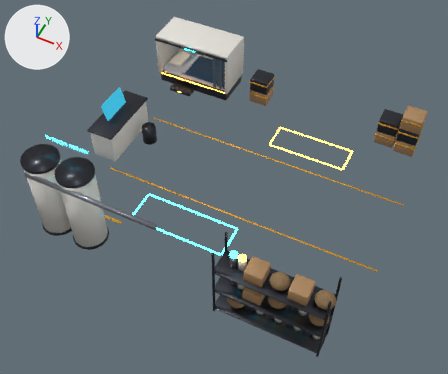
Before and after pictures for a commit that changed the FBX model My project/Assets/Resources/Garden/ResourcesDecor.fbx.
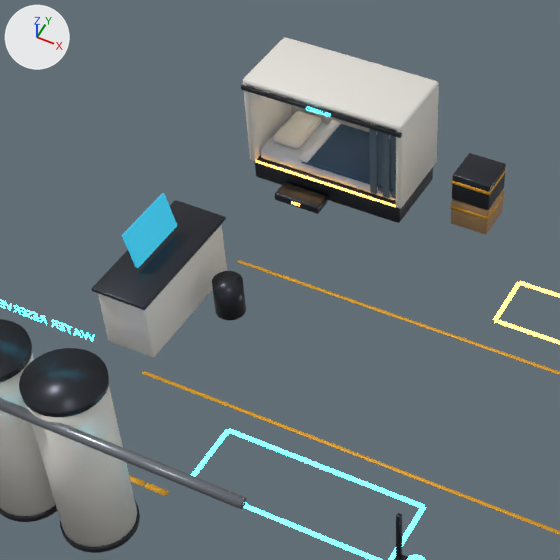
There are two pictures of each version: one whole from a camera (50 mm lens) standing at (4.59, -10.32, 12.43) and looking at (-0.13, -0.89, 0.64), one close up on the part from 10% to 67% of the width and 0% to 68% of the height. Lighting does not change. The marker at upper left points along +X, +Y and +Z. The older version's two pictures come first. Where no turn or scale is listed for an object, it has been applied to the vertices. Vertices at exactly the same position are counted once.

The first close-up shows 'ResourcesDecor mesh'.
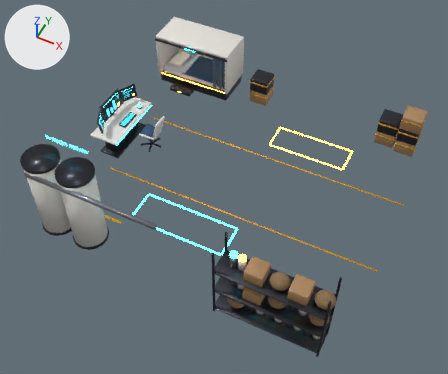
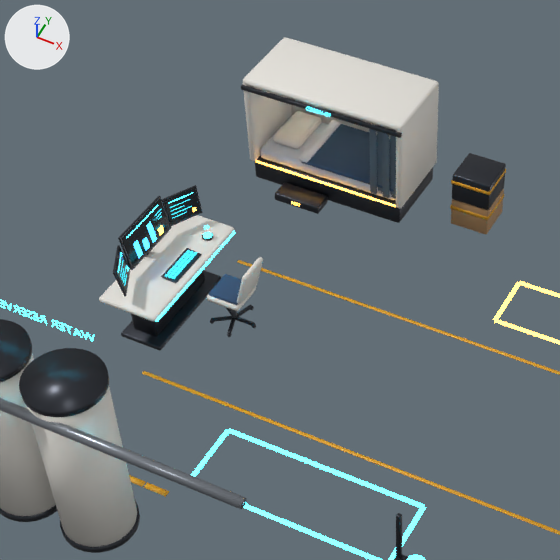
What differs and where, as boxes (x1, y1, x2, y2) in the close-ups (560 x 560 px):
part 1 of me_resourcesdecor_mesh, added (black)
    after: (122, 199, 171, 268)
part 2 of me_resourcesdecor_mesh, added
    after: (126, 205, 158, 238)
part 3 of me_resourcesdecor_mesh, added
    after: (113, 245, 130, 296)
part 4 of me_resourcesdecor_mesh, added
    after: (116, 248, 130, 293)
part 5 of me_resourcesdecor_mesh, added
    after: (161, 185, 203, 226)
part 6 of me_resourcesdecor_mesh, added (black)
    after: (164, 188, 201, 225)
part 7 of me_resourcesdecor_mesh, added
    after: (161, 248, 202, 283)
part 8 of me_resourcesdecor_mesh, cut back
    before: (91, 200, 246, 320)
    after: (118, 196, 263, 351)
part 9 of me_resourcesdecor_mesh, recoloured
    before: (98, 224, 227, 358)
    after: (131, 269, 205, 336)
part 10 of me_resourcesdecor_mesh, recoloured
    after: (157, 232, 236, 322)
part 11 of me_resourcesdecor_mesh, recoloured
    before: (225, 286, 244, 321)
part 12 of me_resourcesdecor_mesh, recoloured
    before: (122, 193, 177, 268)
    after: (99, 215, 235, 322)

The change, as a list of edits to the scene's bpy script:
```text
Add mat_glow__0b2e36:
    mat_glow__0b2e36 = principled_material('Glow #0B2E36')
    mat_glow__0b2e36.base_color = (0.00335, 0.0273, 0.0369)  # dark cyan #0b2e36
    mat_glow__0b2e36.roughness = 0.6
    mat_glow__0b2e36.emission_color = (0.00335, 0.0273, 0.0369)  # dark cyan #0b2e36
    mat_glow__0b2e36.emission_strength = 6.0
Change me_resourcesdecor_mesh:
    remove me_resourcesdecor_mesh.from_pydata(...)  # 6138 vertices, 6522 faces; spans x -4.25..4.1, y -3.88..3.92, z 0.0..2.68
    add me_resourcesdecor_mesh.from_pydata(...)  # 7804 vertices, 8018 faces; spans x -4.25..4.1, y -3.88..3.92, z 0.0..2.68
    me_resourcesdecor_mesh part 1: the loose piece of 56 vertices spanning x -4.03..-3.87, y -0.45..0.45, z 1.01..1.49 is copied, and the copy is multiplied about its middle by the matrix ((0.228, 0.0, -0.135), (0.0, 0.951, 0.0), (-0.193, 0.0, 0.87)), then moved by (-0.06, 0.0, -0.07), in mat_mat__0e1a20 (black #0e1a20); it spans x -4.06..-3.96, y -0.42..0.43, z 0.96..1.4
    me_resourcesdecor_mesh part 2: the loose piece of 8 vertices spanning x -3.58..-3.52, y -2.94..-2.92, z 0.35..1.85 is copied, and the copy is scaled about its middle by (0.0978, 35, 0.00783), then moved by (-0.49, 2.93, 0.26), in mat_glow__3fe0ff (cyan #3fe0ff, glowing cyan #3fe0ff); it spans x -4.05..-4.04, y -0.35..0.35, z 1.35..1.37
    me_resourcesdecor_mesh part 3: the loose piece of 56 vertices spanning x -4.03..-3.87, y -0.45..0.45, z 1.01..1.49 is copied, and the copy is multiplied about its middle by the matrix ((0.6, -0.258, 0.01), (0.319, 0.485, 0.005), (-0.066, 0.0, 0.788)), then moved by (0.02, -0.68, -0.11), in mat_metal__3a3d44 (dark grey #3a3d44); it spans x -4.09..-3.77, y -0.92..-0.44, z 0.94..1.34
    me_resourcesdecor_mesh part 4: the loose piece of 56 vertices spanning x -4.03..-3.87, y -0.45..0.45, z 1.01..1.49 is copied, and the copy is multiplied about its middle by the matrix ((0.191, -0.235, -0.083), (0.102, 0.442, -0.044), (-0.141, 0.0, 0.677)), then moved by (0.03, -0.67, -0.11), in mat_mat__0e1a20 (black #0e1a20); it spans x -4.05..-3.78, y -0.89..-0.46, z 0.97..1.31
    me_resourcesdecor_mesh part 5: the loose piece of 56 vertices spanning x -4.03..-3.87, y -0.45..0.45, z 1.01..1.49 is copied, and the copy is multiplied about its middle by the matrix ((0.6, 0.258, 0.01), (-0.319, 0.485, -0.005), (-0.066, 0.0, 0.788)), then moved by (0.02, 0.68, -0.11), in mat_metal__3a3d44 (dark grey #3a3d44); it spans x -4.09..-3.77, y 0.44..0.92, z 0.94..1.34
    me_resourcesdecor_mesh part 6: the loose piece of 56 vertices spanning x -4.03..-3.87, y -0.45..0.45, z 1.01..1.49 is copied, and the copy is multiplied about its middle by the matrix ((0.191, 0.235, -0.083), (-0.102, 0.442, 0.044), (-0.141, 0.0, 0.677)), then moved by (0.03, 0.67, -0.11), in mat_mat__0e1a20 (black #0e1a20); it spans x -4.05..-3.78, y 0.46..0.89, z 0.97..1.31
    me_resourcesdecor_mesh part 7: the loose piece of 56 vertices spanning x -4.24..-3.46, y -0.95..0.95, z 0.89..0.95 is copied, and the copy is scaled about its middle by (0.277, 0.315, 0.398), then moved by (0.3, 0.0, -0.09); it spans x -3.66..-3.44, y -0.3..0.3, z 0.81..0.85
    me_resourcesdecor_mesh part 8: 186 vertices moved from x -4.24..-2.9, y -0.95..0.95, z 0.0..1.49 to x -4.16..-3.33, y -0.95..0.95, z 0.0..1.42; 14 vertices removed from x -3.3..-3.1, y 0.1..0.48, z 0.0..0.5; 1104 vertices added at x -4.09..-2.56, y -0.56..0.81, z 0.0..1.43
    me_resourcesdecor_mesh part 9: 54 faces spanning x -4.01..-3.65, y -0.6..0.6, z 0.0..0.74 switch from mat_mat__e4e1da (light grey #e4e1da) to mat_metal__3a3d44 (dark grey #3a3d44)
    me_resourcesdecor_mesh part 10: 2 faces spanning x -3.35..-3.33, y -0.92..0.92, z 0.74..0.77 switch from mat_metal__3a3d44 (dark grey #3a3d44) to mat_glow__3fe0ff (cyan #3fe0ff, glowing cyan #3fe0ff)
    me_resourcesdecor_mesh part 11: 2 faces spanning x -4.07..-3.47, y -0.85..0.85, z 0.73..0.75 switch from mat_metal__3a3d44 (dark grey #3a3d44) to mat_glow__0b2e36 (dark cyan #0b2e36, glowing dark cyan #0b2e36)
    me_resourcesdecor_mesh part 12: 54 faces spanning x -4.16..-3.34, y -0.95..0.95, z 0.74..0.82 switch from mat_glow__0f4c5c (dark cyan #0f4c5c, glowing dark cyan #0f4c5c) to mat_mat__e4e1da (light grey #e4e1da)
    other edits to the shape of me_resourcesdecor_mesh do not show in these pictures
    add me_resourcesdecor_mesh.materials.append(mat_mat__0e1a20)  # black #0e1a20
    add me_resourcesdecor_mesh.materials.append(mat_glow__1e7f8f)  # cyan #1e7f8f, glowing cyan #1e7f8f
    add me_resourcesdecor_mesh.materials.append(mat_mat__2a2d34)  # dark grey #2a2d34
```
